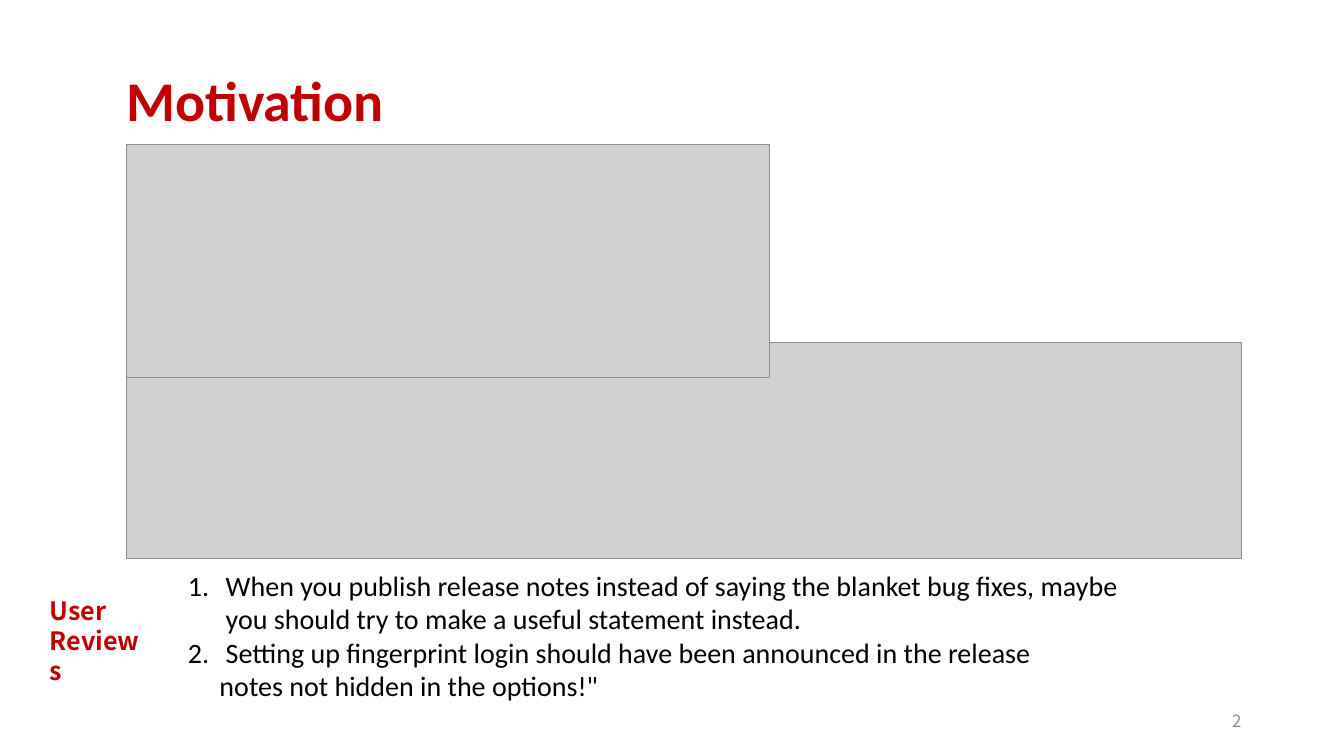
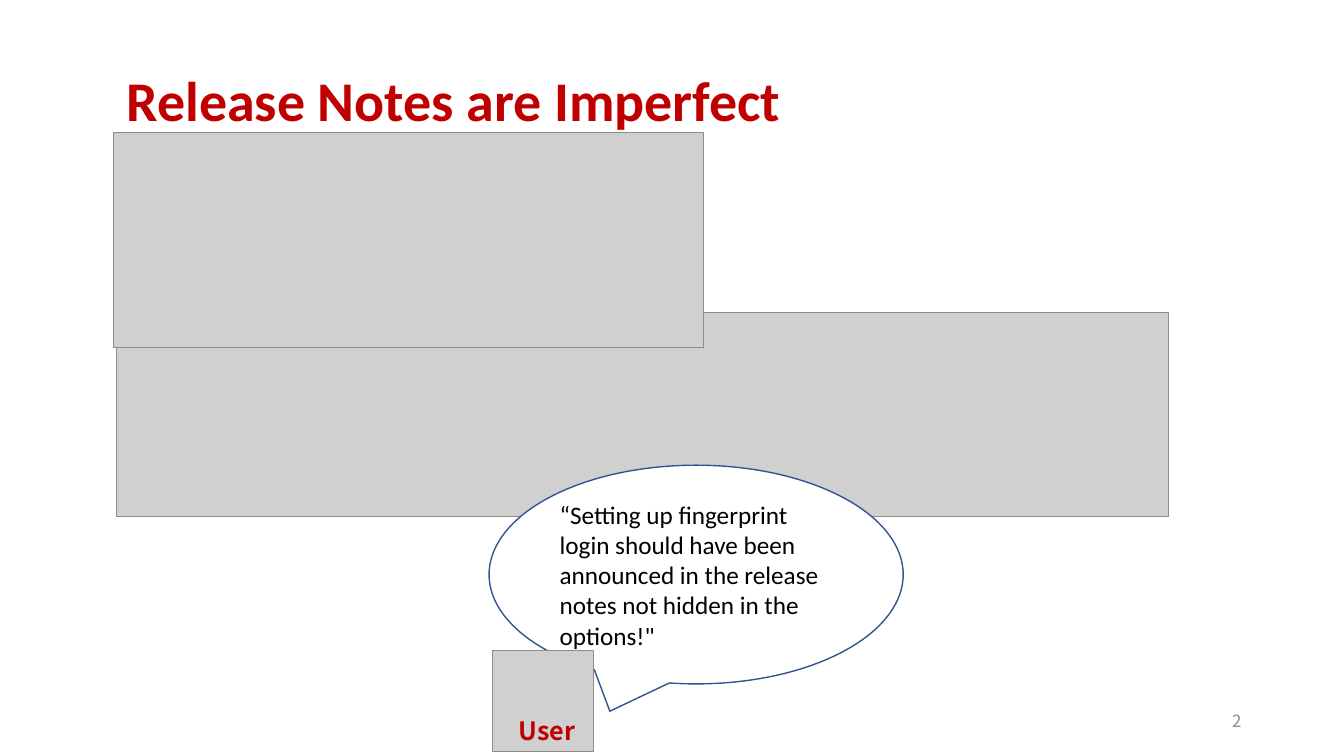
Before and after one commit to aidanby/aidanby.github.io, a slide deck: slide 2 of files/icse22.pptx. Drawn at 1344x756 pixels with LibreOffice and Linux fonts; fonts in the diff are those of the drawing; grey boxes stand for pictures. Boxes give left, top, right and bottom in pixels: in the first picture for what was removed or moved away, otherwise in the second. Text is boxed around its words. In the diff, an @@ line names an element or a change of style, - is before the commit and + after.

```diff
--- a/files/icse22.pptx
+++ b/files/icse22.pptx
@@ title at (127, 81, 780, 134): text changed @@
-Motivation
+Release Notes are Imperfect
@@ picture: place and size @@
-picture at (126, 145, 769, 378)
+picture at (113, 133, 704, 348)
@@ picture: place and size @@
-picture at (126, 343, 1241, 560)
+picture at (117, 313, 1170, 516)
@@ speech bubble added at (489, 465, 903, 684), fill #FFFFFF, outline #325491 1 pt, 18 pt, text #000000 @@
+“Setting up fingerprint login should have been announced in the release notes not hidden in the options!"
@@ text removed at (219, 576, 1118, 701) @@
-1. When you publish release notes instead of saying the blanket bug fixes, maybe you should try to make a useful statement instead.
-2. Setting up fingerprint login should have been announced in the release
-notes not hidden in the options!"
@@ picture added at (493, 650, 594, 751) @@
@@ text at (518, 721, 575, 741): text changed @@
-User Reviews
+User
```
Also in this commit, not shown: 5 other slides changed, 1 slide added.
